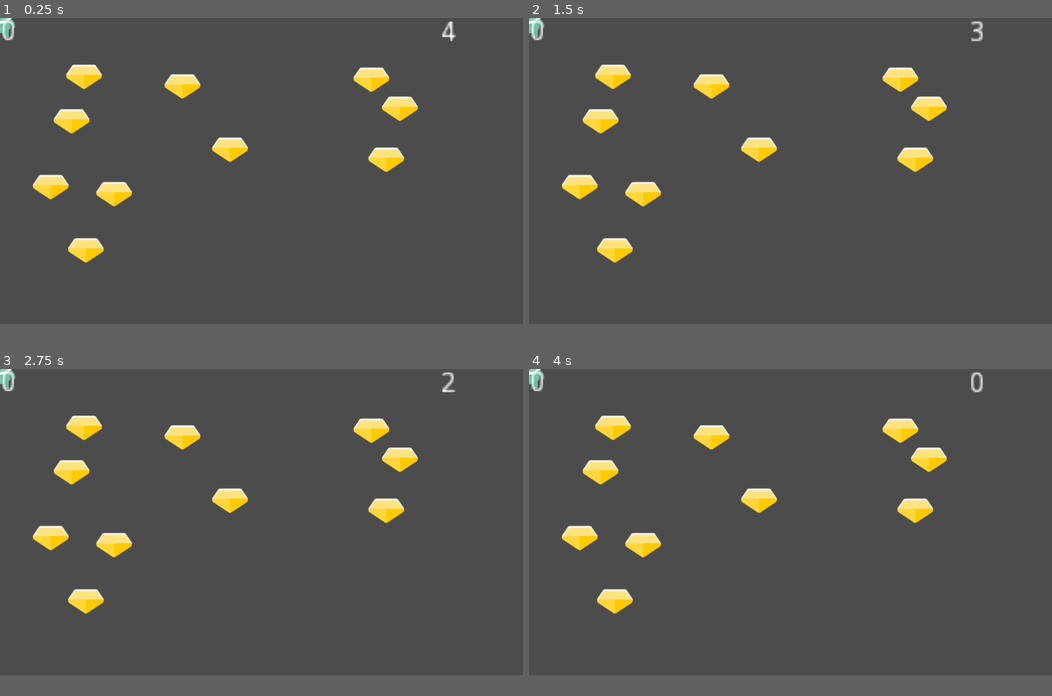
Above: before the commit, frames 1-4 (two rows, left to right).
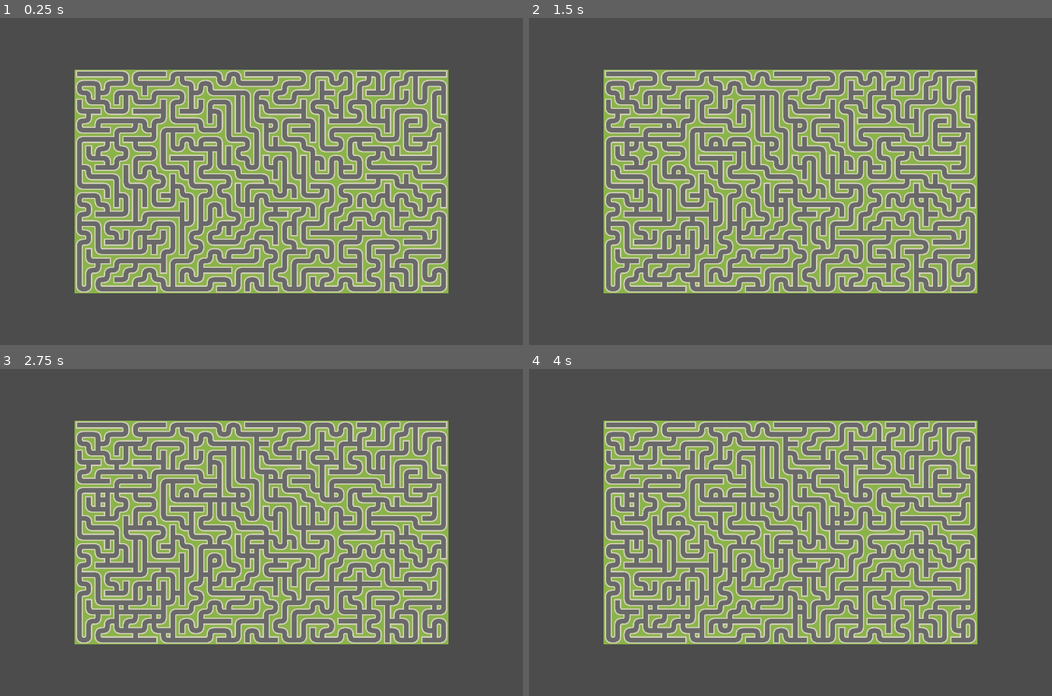
Above: after the commit, the same moments.

Repository: roymainer/Godot101
Game: Godot game, scene res://Mazes/MazeGen.tscn
Same seed, same stepped clock (60 frames per second), same inputs: the game is played once before the commit and once after it. Before the commit the project starts from res://Main.tscn.
Inputs:
- Up to frame 1 (0.25 s): no input
- Up to frame 2 (1.5 s): tap Enter at 0.5 s; hold Right (ui_right) 0.53-1.28 s; hold Space (ui_select) 0.53-1.28 s; hold Down (ui_down) from 1.28 s (still down); tap Space (ui_select) at 1.35 s
- Up to frame 3 (2.75 s): tap Space (ui_select) at 1.52, 1.82 s; release Down (ui_down) at 2.03 s; hold Right (ui_right) from 2.03 s (still down); hold Space (ui_select) from 2.03 s (still down)
- Up to frame 4 (4 s): release Right (ui_right) at 2.78 s; release Space (ui_select) at 2.78 s; hold Up (ui_up) 2.78-3.53 s; tap Space (ui_select) at 2.85, 3.02, 3.32 s; tap Enter at 3.5 s; hold Left (ui_left) from 3.53 s (still down); hold Space (ui_select) from 3.53 s (still down)
In our replay, the window is 800x468 before the commit and 800x500 after it. These sizes can differ from the game's own. Grey fills any space a smaller window leaves; there, only what the larger window draws over its background counts as a difference.

The runs differ from the first frame. In frame 1, 50% of the frame differs, in the area x 0-88%, y 0-85%; in frame 2, 50%; in frame 3, 50%; in frame 4, 50%, in the area x 0-87%, y 0-85%.
Error before the commit: Parse Error: Parse error: Spaces used before tabs on a line (res://player.gd:23)

Commit message:
finished mazes tut # 1

Diff:
--- /dev/null
+++ b/Animation_Test.gd
@@ -0,0 +1,29 @@
+extends Control
+
+# Connect the node to our animation player signals, replaces get node in code
+onready var anim_player = get_node("Anim_Player")
+
+enum ANIM_STATE {
+	WALK,
+	CLIMB
+	}
+
+var anim_state = null
+
+func _ready():
+	print("Ready function")
+#	# Connect the node to our animation player signals
+	anim_player.connect("animation_finished", self, "on_anim_finished")
+
+	# set initial walk animation
+	anim_state = ANIM_STATE.WALK
+	anim_player.play("walk")
+
+func on_anim_finished(anim_name):
+	print(anim_name)
+	if (anim_state == ANIM_STATE.WALK):
+		anim_state = ANIM_STATE.CLIMB
+		anim_player.play("climb")
+	else:
+		anim_state = ANIM_STATE.WALK
+		anim_player.play("walk")
--- /dev/null
+++ b/Animation_Test.tscn
@@ -0,0 +1,77 @@
+[gd_scene load_steps=8 format=2]
+
+[ext_resource path="res://Animation_Test.gd" type="Script" id=1]
+[ext_resource path="res://art/Player/alienGreen_walk2.png" type="Texture" id=2]
+[ext_resource path="res://art/Player/alienGreen_climb1.png" type="Texture" id=3]
+[ext_resource path="res://art/Player/alienGreen_climb2.png" type="Texture" id=4]
+[ext_resource path="res://art/Player/alienGreen_walk1.png" type="Texture" id=5]
+
+[sub_resource type="Animation" id=1]
+
+resource_name = "climb"
+length = 0.5
+loop = false
+step = 0.05
+tracks/0/type = "value"
+tracks/0/path = NodePath("Sprite:texture")
+tracks/0/interp = 1
+tracks/0/loop_wrap = true
+tracks/0/imported = false
+tracks/0/enabled = true
+tracks/0/keys = {
+"times": PoolRealArray( 0, 0.25 ),
+"transitions": PoolRealArray( 1, 1 ),
+"update": 1,
+"values": [ ExtResource( 3 ), ExtResource( 4 ) ]
+}
+
+[sub_resource type="Animation" id=2]
+
+resource_name = "walk"
+length = 0.5
+loop = false
+step = 0.25
+tracks/0/type = "value"
+tracks/0/path = NodePath("Sprite:texture")
+tracks/0/interp = 1
+tracks/0/loop_wrap = true
+tracks/0/imported = false
+tracks/0/enabled = true
+tracks/0/keys = {
+"times": PoolRealArray( 0, 0.25 ),
+"transitions": PoolRealArray( 1, 1 ),
+"update": 1,
+"values": [ ExtResource( 5 ), ExtResource( 2 ) ]
+}
+
+[node name="Control" type="Control" index="0"]
+
+anchor_left = 0.0
+anchor_top = 0.0
+anchor_right = 0.0
+anchor_bottom = 0.0
+margin_right = 40.0
+margin_bottom = 40.0
+rect_pivot_offset = Vector2( 0, 0 )
+rect_clip_content = false
+mouse_filter = 0
+mouse_default_cursor_shape = 0
+size_flags_horizontal = 1
+size_flags_vertical = 1
+script = ExtResource( 1 )
+
+[node name="Sprite" type="Sprite" parent="." index="0"]
+
+position = Vector2( 490.647, 471.127 )
+texture = ExtResource( 2 )
+
+[node name="Anim_Player" type="AnimationPlayer" parent="." index="1"]
+
+root_node = NodePath("..")
+autoplay = ""
+playback_process_mode = 1
+playback_default_blend_time = 0.0
+playback_speed = 1.0
+anims/climb = SubResource( 1 )
+anims/walk = SubResource( 2 )
+blend_times = [  ]
--- /dev/null
+++ b/GetSet_Test.tscn
@@ -0,0 +1,23 @@
+[gd_scene load_steps=2 format=2]
+
+[ext_resource path="res://Panel.gd" type="Script" id=1]
+
+[node name="Panel" type="Panel" index="0"]
+
+anchor_left = 0.0
+anchor_top = 0.0
+anchor_right = 0.0
+anchor_bottom = 0.0
+margin_left = 427.0
+margin_top = 209.0
+margin_right = 586.0
+margin_bottom = 321.0
+rect_pivot_offset = Vector2( 0, 0 )
+rect_clip_content = false
+mouse_filter = 0
+mouse_default_cursor_shape = 0
+size_flags_horizontal = 1
+size_flags_vertical = 1
+script = ExtResource( 1 )
+_sections_unfolded = [ "Rect" ]
+rotation = 0
--- a/Main.tscn
+++ b/Main.tscn
@@ -3,7 +3,7 @@
 [ext_resource path="res://Main.gd" type="Script" id=1]
 [ext_resource path="res://player.tscn" type="PackedScene" id=2]
 
-[node name="main" type="Node"]
+[node name="main" type="Node" index="0"]
 
 script = ExtResource( 1 )
 
--- /dev/null
+++ b/Mazes/MazeGen.gd
@@ -0,0 +1,104 @@
+extends Node2D
+
+const N = 1
+const E = 2
+const S = 4
+const W = 8
+
+
+var cell_walls = {
+	Vector2(0, -1): N,
+	Vector2(1, 0) : E,
+	Vector2(0, 1) : S,
+	Vector2(-1, 0): W
+	}
+
+
+
+var tile_size = 64   # tile size in pixels
+#var width = 16  # width of map (in tiles)  # 1080
+#var height = 10 # height of map (in tiles) # 640
+var width = 40  # width of map (in tiles)
+var height = 24 # height of map (in tiles)
+
+var map_seed = 0
+
+# fraction of walls to remove
+var erase_fraction = 0.2
+
+onready var Map = $TileMap
+onready var camera = $Camera2D
+
+func _ready():
+	camera.make_current()
+	camera.zoom = Vector2(3.5,3.5)
+	camera.position = Map.map_to_world(Vector2(width/2, height/2))
+
+	randomize()  # to get random distribution
+	if !map_seed:
+		map_seed = randi()
+	seed(map_seed)
+	print("Seed: ", str(map_seed))
+	tile_size = Map.cell_size
+	make_maze()
+	erase_walls()
+
+func check_neighbors(cell, unvisited):
+	# returns an array of cell's unvisited neighbors
+	var list = []
+	for n in cell_walls.keys():
+		if cell + n in unvisited:
+			list.append(cell + n)
+	return list
+
+
+func make_maze():
+	var unvisited = []  # array of unvisited tiles
+	var stack = []  # use an array as a stack
+
+	# fill map with solid tiles
+	Map.clear()  # clear map
+	for x in range(width):
+		for y in range(height):
+			unvisited.append(Vector2(x, y))
+			Map.set_cellv(Vector2(x,y), N|E|S|W)  # all starting tiles will be 15 - solid map, no road  (0001|0010|0100|1000 = 1111)
+	var current = Vector2(0,0)
+	unvisited.erase(current)
+
+	while unvisited:
+		var neighbors = check_neighbors(current, unvisited)  # check the neighbors of the current cell
+		if neighbors.size() > 0:  # if current cell has unvisited neighbors
+			var next = neighbors[randi() % neighbors.size()]  # pick a random neighbor
+			stack.append(current)  # put current cell in the stack
+
+			# remove walls from *both* cells
+			var dir = next - current  # will return a direction vector, showing the direction between the current and the next neighbor
+			var current_walls = Map.get_cellv(current) - cell_walls[dir]  # get the cell with the subtracted wall, for example if we move up we need to remove 1 to eliminate north wall)
+			var next_walls = Map.get_cellv(next) - cell_walls[-dir]  # for the next cell we do the opposite to remove the south wall
+			Map.set_cellv(current, current_walls)  # set map cell to match the values
+			Map.set_cellv(next, next_walls)
+
+			current = next  # set the next cell to be the current
+			unvisited.erase(current)  # remove curent from the unvisited array
+
+			# this will be done as long as there are no neighbors
+		elif stack:  # if there are no neighbors
+			current = stack.pop_back()  # pop a new current from the stack and back track
+
+#		yield(get_tree(), 'idle_frame')  # show step by step
+
+func erase_walls():
+	# randomly remove a number of the map's walls
+	for i in range(int(width * height * erase_fraction)):
+		var x  = int(rand_range(1, width-1))  # pick a random tile, not an edge one
+		var y = int(rand_range(1, height-1))
+		var cell = Vector2(x, y)
+		# pick a random neighbor of the cell
+		var neighbor = cell_walls.keys()[randi() % cell_walls.size()]
+		# if there is a wall between them, remove it
+		if Map.get_cellv(cell) & cell_walls[neighbor]:
+			var walls = Map.get_cellv(cell) - cell_walls[neighbor]
+			var n_walls = Map.get_cellv(cell + neighbor) - cell_walls[-neighbor]
+			Map.set_cellv(cell, walls)
+			Map.set_cellv(cell + neighbor, n_walls)
+		yield(get_tree(), 'idle_frame')  # show step by step
--- /dev/null
+++ b/Mazes/MazeGen.tscn
@@ -0,0 +1,191 @@
+[gd_scene load_steps=19 format=2]
+
+[ext_resource path="res://Mazes/MazeGen.gd" type="Script" id=1]
+[ext_resource path="res://Mazes/Assets/0.png" type="Texture" id=2]
+[ext_resource path="res://Mazes/Assets/1.png" type="Texture" id=3]
+[ext_resource path="res://Mazes/Assets/10.png" type="Texture" id=4]
+[ext_resource path="res://Mazes/Assets/11.png" type="Texture" id=5]
+[ext_resource path="res://Mazes/Assets/12.png" type="Texture" id=6]
+[ext_resource path="res://Mazes/Assets/13.png" type="Texture" id=7]
+[ext_resource path="res://Mazes/Assets/14.png" type="Texture" id=8]
+[ext_resource path="res://Mazes/Assets/15.png" type="Texture" id=9]
+[ext_resource path="res://Mazes/Assets/2.png" type="Texture" id=10]
+[ext_resource path="res://Mazes/Assets/3.png" type="Texture" id=11]
+[ext_resource path="res://Mazes/Assets/4.png" type="Texture" id=12]
+[ext_resource path="res://Mazes/Assets/5.png" type="Texture" id=13]
+[ext_resource path="res://Mazes/Assets/6.png" type="Texture" id=14]
+[ext_resource path="res://Mazes/Assets/7.png" type="Texture" id=15]
+[ext_resource path="res://Mazes/Assets/8.png" type="Texture" id=16]
+[ext_resource path="res://Mazes/Assets/9.png" type="Texture" id=17]
+
+[sub_resource type="TileSet" id=1]
+
+0/name = "0.png 0"
+0/texture = ExtResource( 2 )
+0/tex_offset = Vector2( 0, 0 )
+0/modulate = Color( 1, 1, 1, 1 )
+0/region = Rect2( 0, 0, 64, 64 )
+0/tile_mode = 0
+0/occluder_offset = Vector2( 0, 0 )
+0/navigation_offset = Vector2( 0, 0 )
+0/shapes = [  ]
+0/z_index = 0
+1/name = "1.png 1"
+1/texture = ExtResource( 3 )
+1/tex_offset = Vector2( 0, 0 )
+1/modulate = Color( 1, 1, 1, 1 )
+1/region = Rect2( 0, 0, 64, 64 )
+1/tile_mode = 0
+1/occluder_offset = Vector2( 0, 0 )
+1/navigation_offset = Vector2( 0, 0 )
+1/shapes = [  ]
+1/z_index = 0
+2/name = "2.png 2"
+2/texture = ExtResource( 10 )
+2/tex_offset = Vector2( 0, 0 )
+2/modulate = Color( 1, 1, 1, 1 )
+2/region = Rect2( 0, 0, 64, 64 )
+2/tile_mode = 0
+2/occluder_offset = Vector2( 0, 0 )
+2/navigation_offset = Vector2( 0, 0 )
+2/shapes = [  ]
+2/z_index = 0
+3/name = "3.png 3"
+3/texture = ExtResource( 11 )
+3/tex_offset = Vector2( 0, 0 )
+3/modulate = Color( 1, 1, 1, 1 )
+3/region = Rect2( 0, 0, 64, 64 )
+3/tile_mode = 0
+3/occluder_offset = Vector2( 0, 0 )
+3/navigation_offset = Vector2( 0, 0 )
+3/shapes = [  ]
+3/z_index = 0
+4/name = "4.png 4"
+4/texture = ExtResource( 12 )
+4/tex_offset = Vector2( 0, 0 )
+4/modulate = Color( 1, 1, 1, 1 )
+4/region = Rect2( 0, 0, 64, 64 )
+4/tile_mode = 0
+4/occluder_offset = Vector2( 0, 0 )
+4/navigation_offset = Vector2( 0, 0 )
+4/shapes = [  ]
+4/z_index = 0
+5/name = "5.png 5"
+5/texture = ExtResource( 13 )
+5/tex_offset = Vector2( 0, 0 )
+5/modulate = Color( 1, 1, 1, 1 )
+5/region = Rect2( 0, 0, 64, 64 )
+5/tile_mode = 0
+5/occluder_offset = Vector2( 0, 0 )
+5/navigation_offset = Vector2( 0, 0 )
+5/shapes = [  ]
+5/z_index = 0
+6/name = "6.png 6"
+6/texture = ExtResource( 14 )
+6/tex_offset = Vector2( 0, 0 )
+6/modulate = Color( 1, 1, 1, 1 )
+6/region = Rect2( 0, 0, 64, 64 )
+6/tile_mode = 0
+6/occluder_offset = Vector2( 0, 0 )
+6/navigation_offset = Vector2( 0, 0 )
+6/shapes = [  ]
+6/z_index = 0
+7/name = "7.png 7"
+7/texture = ExtResource( 15 )
+7/tex_offset = Vector2( 0, 0 )
+7/modulate = Color( 1, 1, 1, 1 )
+7/region = Rect2( 0, 0, 64, 64 )
+7/tile_mode = 0
+7/occluder_offset = Vector2( 0, 0 )
+7/navigation_offset = Vector2( 0, 0 )
+7/shapes = [  ]
+7/z_index = 0
+8/name = "8.png 8"
+8/texture = ExtResource( 16 )
+8/tex_offset = Vector2( 0, 0 )
+8/modulate = Color( 1, 1, 1, 1 )
+8/region = Rect2( 0, 0, 64, 64 )
+8/tile_mode = 0
+8/occluder_offset = Vector2( 0, 0 )
+8/navigation_offset = Vector2( 0, 0 )
+8/shapes = [  ]
+8/z_index = 0
+9/name = "9.png 9"
+9/texture = ExtResource( 17 )
+9/tex_offset = Vector2( 0, 0 )
+9/modulate = Color( 1, 1, 1, 1 )
+9/region = Rect2( 0, 0, 64, 64 )
+9/tile_mode = 0
+9/occluder_offset = Vector2( 0, 0 )
+9/navigation_offset = Vector2( 0, 0 )
+9/shapes = [  ]
+9/z_index = 0
+10/name = "10.png 10"
+10/texture = ExtResource( 4 )
+10/tex_offset = Vector2( 0, 0 )
+10/modulate = Color( 1, 1, 1, 1 )
+10/region = Rect2( 0, 0, 64, 64 )
+10/tile_mode = 0
+10/occluder_offset = Vector2( 0, 0 )
+10/navigation_offset = Vector2( 0, 0 )
+10/shapes = [  ]
+10/z_index = 0
+11/name = "11.png 11"
+11/texture = ExtResource( 5 )
+11/tex_offset = Vector2( 0, 0 )
+11/modulate = Color( 1, 1, 1, 1 )
+11/region = Rect2( 0, 0, 64, 64 )
+11/tile_mode = 0
+11/occluder_offset = Vector2( 0, 0 )
+11/navigation_offset = Vector2( 0, 0 )
+11/shapes = [  ]
+11/z_index = 0
+12/name = "12.png 12"
+12/texture = ExtResource( 6 )
+12/tex_offset = Vector2( 0, 0 )
+12/modulate = Color( 1, 1, 1, 1 )
+12/region = Rect2( 0, 0, 64, 64 )
+12/tile_mode = 0
+12/occluder_offset = Vector2( 0, 0 )
+12/navigation_offset = Vector2( 0, 0 )
+12/shapes = [  ]
+12/z_index = 0
+13/name = "13.png 13"
+13/texture = ExtResource( 7 )
+13/tex_offset = Vector2( 0, 0 )
+13/modulate = Color( 1, 1, 1, 1 )
+13/region = Rect2( 0, 0, 64, 64 )
+13/tile_mode = 0
+13/occluder_offset = Vector2( 0, 0 )
+13/navigation_offset = Vector2( 0, 0 )
+13/shapes = [  ]
+13/z_index = 0
+14/name = "14.png 14"
+14/texture = ExtResource( 8 )
+14/tex_offset = Vector2( 0, 0 )
+14/modulate = Color( 1, 1, 1, 1 )
+14/region = Rect2( 0, 0, 64, 64 )
+14/tile_mode = 0
+14/occluder_offset = Vector2( 0, 0 )
+14/navigation_offset = Vector2( 0, 0 )
+14/shapes = [  ]
+14/z_index = 0
+15/name = "15.png 15"
+15/texture = ExtResource( 9 )
+15/tex_offset = Vector2( 0, 0 )
+15/modulate = Color( 1, 1, 1, 1 )
+15/region = Rect2( 0, 0, 64, 64 )
+15/tile_mode = 0
+15/occluder_offset = Vector2( 0, 0 )
+15/navigation_offset = Vector2( 0, 0 )
+15/shapes = [  ]
+15/z_index = 0
+
+[node name="MazeGen" type="Node2D"]
+script = ExtResource( 1 )
+
+[node name="TileMap" type="TileMap" parent="."]
+tile_set = SubResource( 1 )
+format = 1
+
+[node name="Camera2D" type="Camera2D" parent="."]
--- /dev/null
+++ b/Panel.gd
@@ -0,0 +1,16 @@
+tool
+
+extends Panel
+
+export (int) var rotation = 0 setget set_rotation
+
+
+func _ready():
+	# Get property
+	var size = get("rect_size")
+	print(size)
+
+
+func set_rotation(value):
+	rotation = value
+	set("rect_rotation", value)
--- /dev/null
+++ b/Parallax/camera.gd
@@ -0,0 +1,12 @@
+extends Camera2D
+
+
+func _ready():
+	set_process(true)
+
+
+func _process(delta):
+#	var pos = get_camera_position()
+#	print(pos)
+#	set_position(Vector2(pos.x + 5, pos.y))
+	pass
--- /dev/null
+++ b/Parallax/main.tscn
@@ -0,0 +1,25 @@
+[gd_scene load_steps=3 format=2]
+
+[ext_resource path="res://Parallax/assets/1080x600.png" type="Texture" id=1]
+[ext_resource path="res://Parallax/camera.gd" type="Script" id=2]
+
+[node name="main" type="Control"]
+margin_right = 40.0
+margin_bottom = 40.0
+
+[node name="parallax_background" type="ParallaxBackground" parent="."]
+
+[node name="background" type="ParallaxLayer" parent="parallax_background"]
+motion_mirroring = Vector2( 1024, 0 )
+
+[node name="Sprite" type="Sprite" parent="parallax_background/background"]
+texture = ExtResource( 1 )
+centered = false
+region_enabled = true
+region_rect = Rect2( 0, 0, 1024, 600 )
+
+[node name="camera" type="Camera2D" parent="."]
+anchor_mode = 0
+current = true
+zoom = Vector2( 0, 0 )
+script = ExtResource( 2 )
--- /dev/null
+++ b/data/Main.gd
@@ -0,0 +1,39 @@
+extends Control
+
+export (NodePath) var node_path
+onready var node = get_node(node_path)
+
+
+export (PackedScene) var next_scene
+var next_scene_instance = null
+
+
+# Loading Thread
+onready var loading_thread = Thread.new()
+
+
+func _ready():
+	# Begin loading data
+	loading_thread.start(self, "load_data")
+
+	# Display Splash screen
+	splash_screen()
+
+
+func splash_screen():
+	print("Load splash screen")
+
+	# create an instance
+	next_scene_instance = next_scene.instance()
+
+	# add to scene
+	add_child(next_scene_instance)
+
+
+func load_data(vars):
+	for i in range(0, 999999):
+		for j in range(0,7):
+			pass
+
+	print("Done loading data")
+	next_scene_instance.is_loading = false  # set field to false
--- /dev/null
+++ b/data/Screens/Main_Menu_Screen.tscn
@@ -0,0 +1,41 @@
+[gd_scene format=2]
+
+[node name="Node2D" type="Node2D" index="0"]
+
+[node name="ColorRect" type="ColorRect" parent="." index="0"]
+
+anchor_left = 0.0
+anchor_top = 0.0
+anchor_right = 1.0
+anchor_bottom = 1.0
+margin_right = 960.0
+margin_bottom = 536.0
+rect_pivot_offset = Vector2( 0, 0 )
+rect_clip_content = false
+mouse_filter = 0
+mouse_default_cursor_shape = 0
+size_flags_horizontal = 1
+size_flags_vertical = 1
+color = Color( 0.201553, 0.433594, 0.232371, 1 )
+_sections_unfolded = [ "Anchor", "Grow Direction", "Hint", "Margin", "Rect", "Visibility" ]
+
+[node name="Label" type="Label" parent="." index="1"]
+
+anchor_left = 0.0
+anchor_top = 0.0
+anchor_right = 0.0
+anchor_bottom = 0.0
+margin_left = 423.0
+margin_top = 293.0
+margin_right = 570.0
+margin_bottom = 307.0
+rect_pivot_offset = Vector2( 0, 0 )
+rect_clip_content = false
+mouse_filter = 2
+mouse_default_cursor_shape = 0
+size_flags_horizontal = 1
+size_flags_vertical = 4
+text = "This is the main menu!"
+percent_visible = 1.0
+lines_skipped = 0
+max_lines_visible = -1
--- /dev/null
+++ b/data/Screens/Splash_Screen.gd
@@ -0,0 +1,49 @@
+extends Control
+
+# Next Scene
+export (PackedScene) var next_scene
+
+# AnimationPlayer
+onready var anim_player = get_node("anim_player")
+
+# Wether or not we are loading
+var is_loading = true
+
+
+# Start
+func _ready():
+	# Enable user input
+	set_process_input(true)
+
+	# Run animation
+	fade_in_out()
+
+
+func _input(event):
+	# if user pressed the space bar
+	if(event.is_action_pressed("ui_select")):
+		goto_next_scene("null")
+
+func fade_in_out():
+	anim_player.play("fade_in_out")
+	anim_player.connect("animation_finished", self, "goto_next_scene")
+
+func goto_next_scene(anim_name):
+	# If animation finished but we are still loading, try to load next scene every second
+	if(is_loading):
+		var timer = Timer.new()
+		add_child(timer)
+		timer.set_wait_time(1)  # second
+		timer.set_one_shot(false)  # we want it to loop
+		timer.connect("timeout", self, "load_next_scene")
+		timer.start()
+	else:
+		load_next_scene()
+
+func load_next_scene():
+	if(!is_loading):
+		print("We are now loading the next scene from the splash screen!")
+
+		# Go to next scene (add the next scene to the parent scenee as a child)
+		get_parent().add_child(next_scene.instance())
+		queue_free()  # destroy this scene
--- /dev/null
+++ b/data/Screens/Splash_Screen.tscn
@@ -0,0 +1,87 @@
+[gd_scene load_steps=4 format=2]
+
+[ext_resource path="res://data/Screens/Splash_Screen.gd" type="Script" id=1]
+[ext_resource path="res://data/Screens/Main_Menu_Screen.tscn" type="PackedScene" id=2]
+
+[sub_resource type="Animation" id=1]
+
+resource_name = "fade_in_out"
+length = 7.0
+loop = false
+step = 1.0
+tracks/0/type = "value"
+tracks/0/path = NodePath(".:modulate")
+tracks/0/interp = 1
+tracks/0/loop_wrap = true
+tracks/0/imported = false
+tracks/0/enabled = true
+tracks/0/keys = {
+"times": PoolRealArray( 0, 1, 6, 7 ),
+"transitions": PoolRealArray( 1, 1, 1, 1 ),
+"update": 0,
+"values": [ Color( 1, 1, 1, 0 ), Color( 1, 1, 1, 1 ), Color( 1, 1, 1, 1 ), Color( 1, 1, 1, 0 ) ]
+}
+
+[node name="Splash_Screen" type="Control" index="0"]
+
+anchor_left = 0.0
+anchor_top = 0.0
+anchor_right = 1.0
+anchor_bottom = 1.0
+rect_pivot_offset = Vector2( 0, 0 )
+rect_clip_content = false
+mouse_filter = 0
+mouse_default_cursor_shape = 0
+size_flags_horizontal = 1
+size_flags_vertical = 1
+script = ExtResource( 1 )
+_sections_unfolded = [ "Focus", "Mouse", "Visibility" ]
+next_scene = ExtResource( 2 )
+
+[node name="Color_Frame" type="ColorRect" parent="." index="0"]
+
+anchor_left = 0.0
+anchor_top = 0.0
+anchor_right = 1.0
+anchor_bottom = 1.0
+rect_pivot_offset = Vector2( 0, 0 )
+rect_clip_content = false
+mouse_filter = 0
+mouse_default_cursor_shape = 0
+size_flags_horizontal = 1
+size_flags_vertical = 1
+color = Color( 0.209427, 0.219887, 0.878906, 1 )
+_sections_unfolded = [ "Anchor", "Margin", "Rect" ]
+
+[node name="Label" type="Label" parent="." index="1"]
+
+anchor_left = 0.5
+anchor_top = 0.5
+anchor_right = 0.5
+anchor_bottom = 0.5
+margin_left = -44.0
+margin_right = 44.0
+margin_bottom = 14.0
+rect_pivot_offset = Vector2( 0, 0 )
+rect_clip_content = false
+mouse_filter = 2
+mouse_default_cursor_shape = 0
+size_flags_horizontal = 1
+size_flags_vertical = 4
+text = "Splash Screen"
+align = 1
+valign = 1
+percent_visible = 1.0
+lines_skipped = 0
+max_lines_visible = -1
+_sections_unfolded = [ "Anchor", "Margin", "Rect" ]
+
+[node name="anim_player" type="AnimationPlayer" parent="." index="2"]
+
+root_node = NodePath("..")
+autoplay = "fade_in_out"
+playback_process_mode = 1
+playback_default_blend_time = 0.0
+playback_speed = 1.0
+anims/fade_in_out = SubResource( 1 )
+blend_times = [  ]
--- /dev/null
+++ b/data/Splash_Screen_Test_Main.tscn
@@ -0,0 +1,23 @@
+[gd_scene load_steps=3 format=2]
+
+[ext_resource path="res://data/Main.gd" type="Script" id=1]
+[ext_resource path="res://data/Screens/Splash_Screen.tscn" type="PackedScene" id=2]
+
+[node name="Splash_Screen_Test_Main" type="Control" index="0"]
+
+anchor_left = 0.0
+anchor_top = 0.0
+anchor_right = 1.0
+anchor_bottom = 1.0
+rect_pivot_offset = Vector2( 0, 0 )
+rect_clip_content = false
+mouse_filter = 0
+mouse_default_cursor_shape = 0
+size_flags_horizontal = 1
+size_flags_vertical = 1
+script = ExtResource( 1 )
+_sections_unfolded = [ "Anchor", "Focus", "Margin", "Mouse" ]
+node_path = null
+next_scene = ExtResource( 2 )
+
+[node name="Sprite" type="Sprite" parent="." index="0"]
--- a/default_env.tres
+++ b/default_env.tres
@@ -2,99 +2,14 @@
 
 [sub_resource type="ProceduralSky" id=1]
 
-radiance_size = 4
 sky_top_color = Color( 0.0470588, 0.454902, 0.976471, 1 )
 sky_horizon_color = Color( 0.556863, 0.823529, 0.909804, 1 )
 sky_curve = 0.25
-sky_energy = 1.0
 ground_bottom_color = Color( 0.101961, 0.145098, 0.188235, 1 )
 ground_horizon_color = Color( 0.482353, 0.788235, 0.952941, 1 )
 ground_curve = 0.01
-ground_energy = 1.0
-sun_color = Color( 1, 1, 1, 1 )
-sun_latitude = 35.0
-sun_longitude = 0.0
-sun_angle_min = 1.0
-sun_angle_max = 100.0
-sun_curve = 0.05
-sun_energy = 16.0
-texture_size = 2
 
 [resource]
 
 background_mode = 2
 background_sky = SubResource( 1 )
-background_sky_custom_fov = 0.0
-background_color = Color( 0, 0, 0, 1 )
-background_energy = 1.0
-background_canvas_max_layer = 0
-ambient_light_color = Color( 0, 0, 0, 1 )
-ambient_light_energy = 1.0
-ambient_light_sky_contribution = 1.0
-fog_enabled = false
-fog_color = Color( 0.5, 0.6, 0.7, 1 )
-fog_sun_color = Color( 1, 0.9, 0.7, 1 )
-fog_sun_amount = 0.0
-fog_depth_enabled = true
-fog_depth_begin = 10.0
-fog_depth_curve = 1.0
-fog_transmit_enabled = false
-fog_transmit_curve = 1.0
-fog_height_enabled = false
-fog_height_min = 0.0
-fog_height_max = 100.0
-fog_height_curve = 1.0
-tonemap_mode = 0
-tonemap_exposure = 1.0
-tonemap_white = 1.0
-auto_exposure_enabled = false
-auto_exposure_scale = 0.4
-auto_exposure_min_luma = 0.05
-auto_exposure_max_luma = 8.0
-auto_exposure_speed = 0.5
-ss_reflections_enabled = false
-ss_reflections_max_steps = 64
-ss_reflections_fade_in = 0.15
-ss_reflections_fade_out = 2.0
-ss_reflections_depth_tolerance = 0.2
-ss_reflections_roughness = true
-ssao_enabled = false
-ssao_radius = 1.0
-ssao_intensity = 1.0
-ssao_radius2 = 0.0
-ssao_intensity2 = 1.0
-ssao_bias = 0.01
-ssao_light_affect = 0.0
-ssao_color = Color( 0, 0, 0, 1 )
-ssao_quality = 0
-ssao_blur = 3
-ssao_edge_sharpness = 4.0
-dof_blur_far_enabled = false
-dof_blur_far_distance = 10.0
-dof_blur_far_transition = 5.0
-dof_blur_far_amount = 0.1
-dof_blur_far_quality = 1
-dof_blur_near_enabled = false
-dof_blur_near_distance = 2.0
-dof_blur_near_transition = 1.0
-dof_blur_near_amount = 0.1
-dof_blur_near_quality = 1
-glow_enabled = false
-glow_levels/1 = false
-glow_levels/2 = false
-glow_levels/3 = true
-glow_levels/4 = false
-glow_levels/5 = true
-glow_levels/6 = false
-glow_levels/7 = false
-glow_intensity = 0.8
-glow_strength = 1.0
-glow_bloom = 0.0
-glow_blend_mode = 2
-glow_hdr_threshold = 1.0
-glow_hdr_scale = 2.0
-glow_bicubic_upscale = false
-adjustment_enabled = false
-adjustment_brightness = 1.0
-adjustment_contrast = 1.0
-adjustment_saturation = 1.0
--- a/project.godot
+++ b/project.godot
@@ -6,13 +6,22 @@
 ;   [section] ; section goes between []
 ;   param=value ; assign values to parameters
 
-config_version=3
+config_version=4
+
+_global_script_classes=[  ]
+_global_script_class_icons={
+
+}
 
 [application]
 
 config/name="test1"
-run/main_scene="res://Main.tscn"
+run/main_scene="res://Mazes/MazeGen.tscn"
 config/icon="res://icon.png"
+
+[display]
+
+window/size/height=640
 
 [rendering]
 
Binary file added: Mazes/Assets/0.png
Not shown, added: Mazes/Assets/0.png.import
Binary file added: Mazes/Assets/1.png
Not shown, added: Mazes/Assets/1.png.import
Binary file added: Mazes/Assets/10.png
Not shown, added: Mazes/Assets/10.png.import
Binary file added: Mazes/Assets/11.png
Not shown, added: Mazes/Assets/11.png.import
Binary file added: Mazes/Assets/12.png
Not shown, added: Mazes/Assets/12.png.import
Binary file added: Mazes/Assets/13.png
Not shown, added: Mazes/Assets/13.png.import
(and 49 more such lines)
